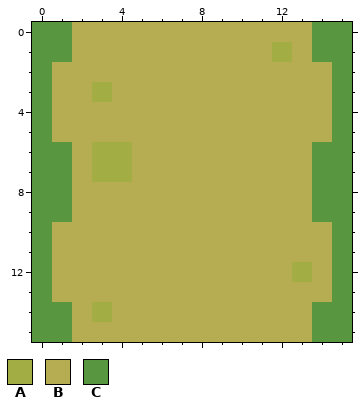
Pixel-art sprite: sprites/104.png. Above: the version before the commit.
The file is 16x16 pixels.
Palette (. is transparent): A #a2ae43  B #b6ac52  C #589740
Pixels before, first column x 0:
 0 CCBBBBBBBBBBBBCC
 1 CCBBBBBBBBBBABCC
 2 CBBBBBBBBBBBBBBC
 3 CBBABBBBBBBBBBBC
 4 CBBBBBBBBBBBBBBC
 5 CBBBBBBBBBBBBBBC
 6 CCBAABBBBBBBBBCC
 7 CCBAABBBBBBBBBCC
 8 CCBBBBBBBBBBBBCC
 9 CCBBBBBBBBBBBBCC
10 CBBBBBBBBBBBBBBC
11 CBBBBBBBBBBBBBBC
12 CBBBBBBBBBBBBABC
13 CBBBBBBBBBBBBBBC
14 CCBABBBBBBBBBBCC
15 CCBBBBBBBBBBBBCC
The same view after the edit:
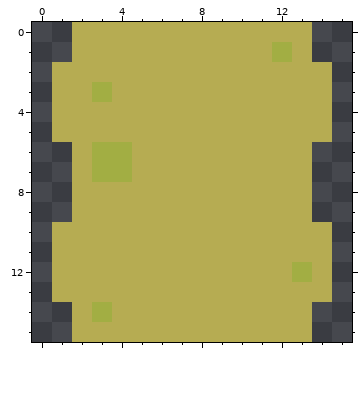
Changes in this commit:
The author cleared colour C in rows 0 to 1 at x 0 to 1 and 14 to 15; in rows 2 to 5 at x 0 and 15; in rows 6 to 9 at x 0 to 1 and 14 to 15; in rows 10 to 13 at x 0 and 15; in rows 14 to 15 at x 0 to 1 and 14 to 15.
